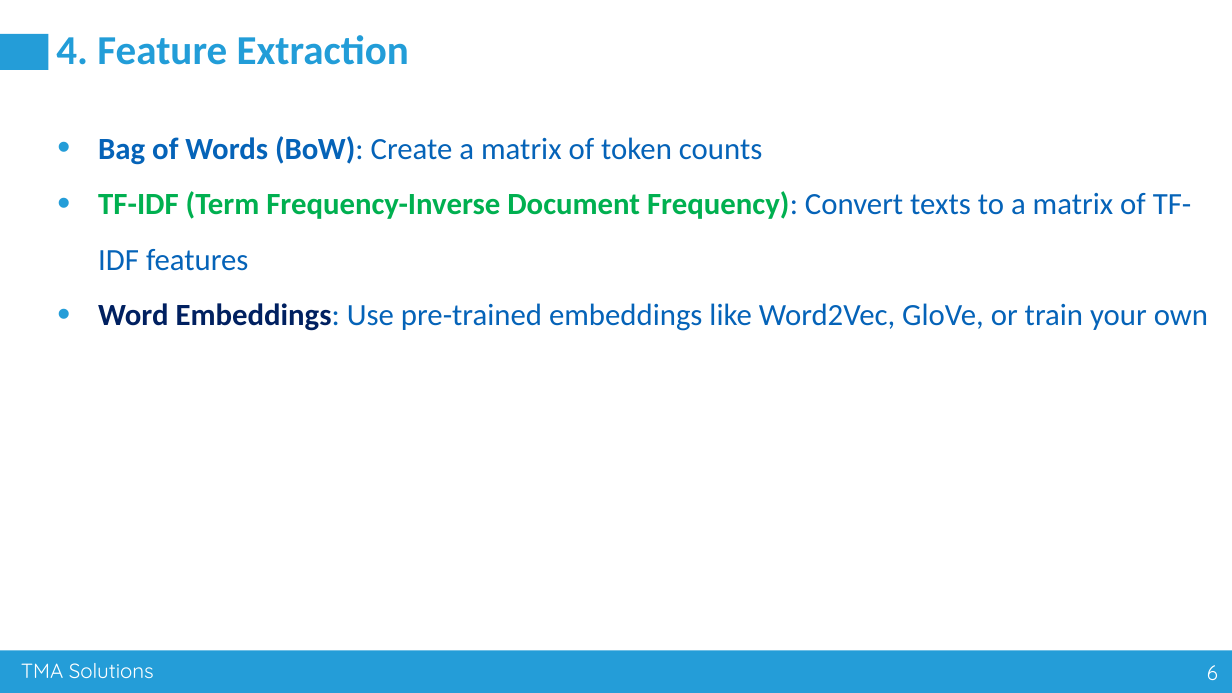
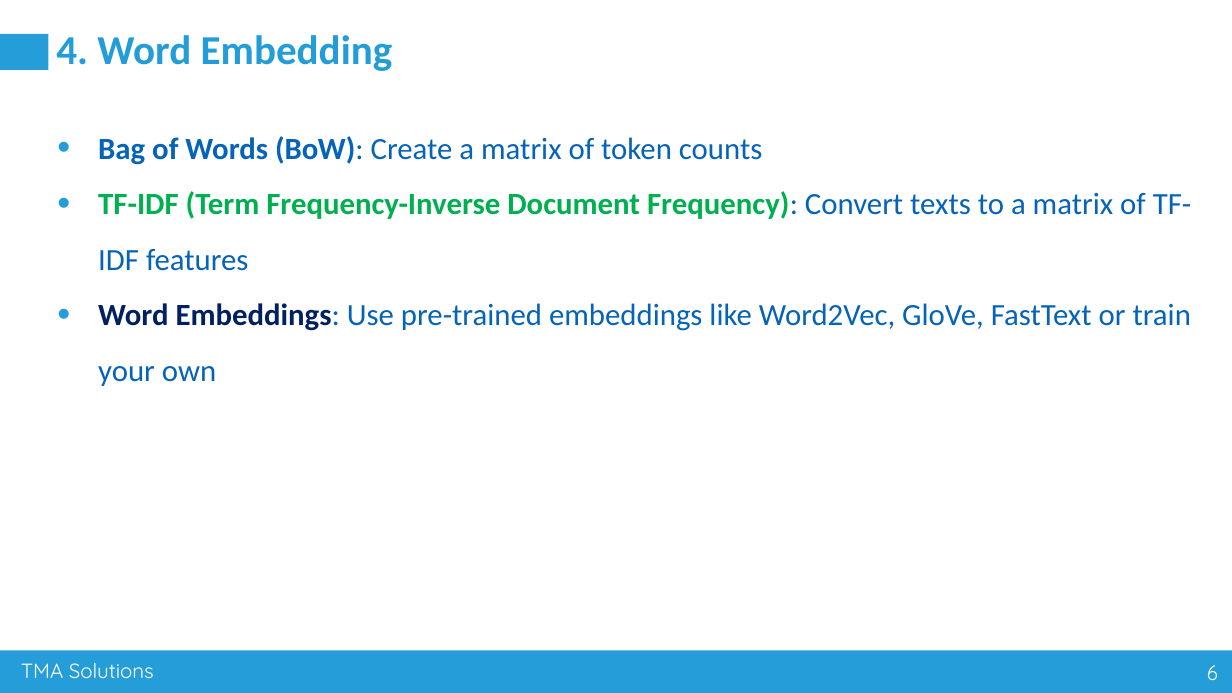
Before and after one commit to nguyenvanhuy0612/DL-1, a slide deck: slide 6 of Workshop-3_AI Advance Training_Group 80.pptx. Drawn at 1232x693 pixels with LibreOffice and Linux fonts; fonts in the diff are those of the drawing. Boxes give left, top, right and bottom in pixels: in the first picture for what was removed or moved away, otherwise in the second. Text is boxed around its words. In the diff, an @@ line names an element or a change of style, - is before the commit and + after.

```diff
--- a/Workshop-3_AI Advance Training_Group 80.pptx
+++ b/Workshop-3_AI Advance Training_Group 80.pptx
@@ title at (x1=56, y1=35, x2=393, y2=71): text changed @@
-4. Feature Extraction
+4. Word Embedding
@@ text at (x1=98, y1=303, x2=1191, y2=386): text changed @@
-• Word Embeddings: Use pre-trained embeddings like Word2Vec, GloVe, or train your own
+• Word Embeddings: Use pre-trained embeddings like Word2Vec, GloVe, FastText or train your own
```
Also in this commit, not shown: 1 other slide changed, 2 slides added, 3 other files.
